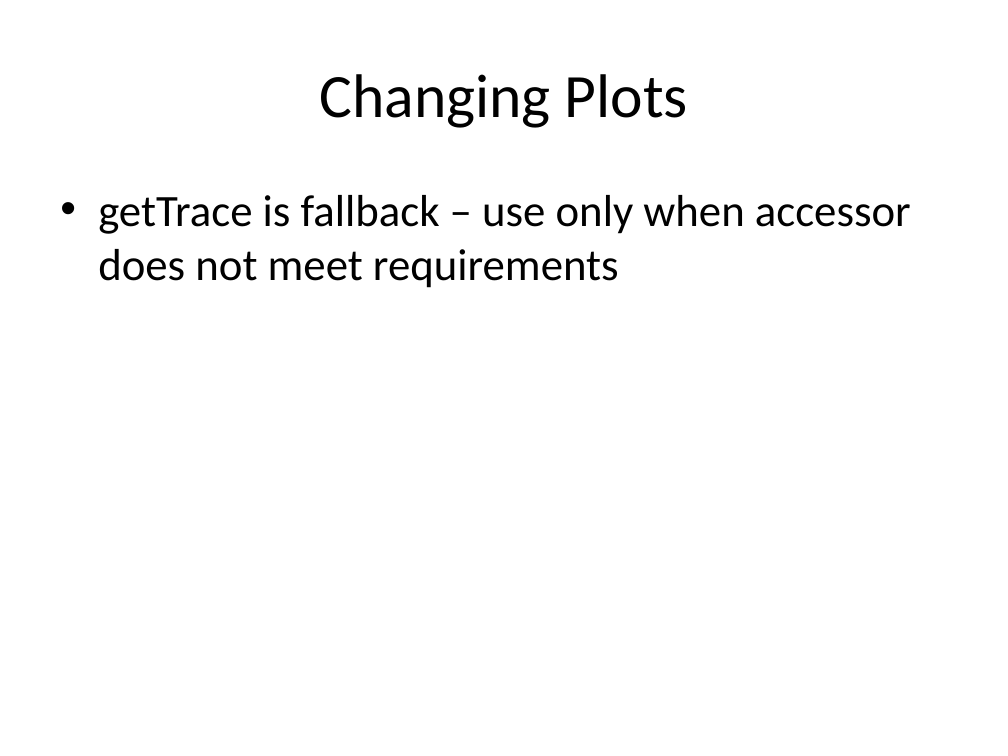
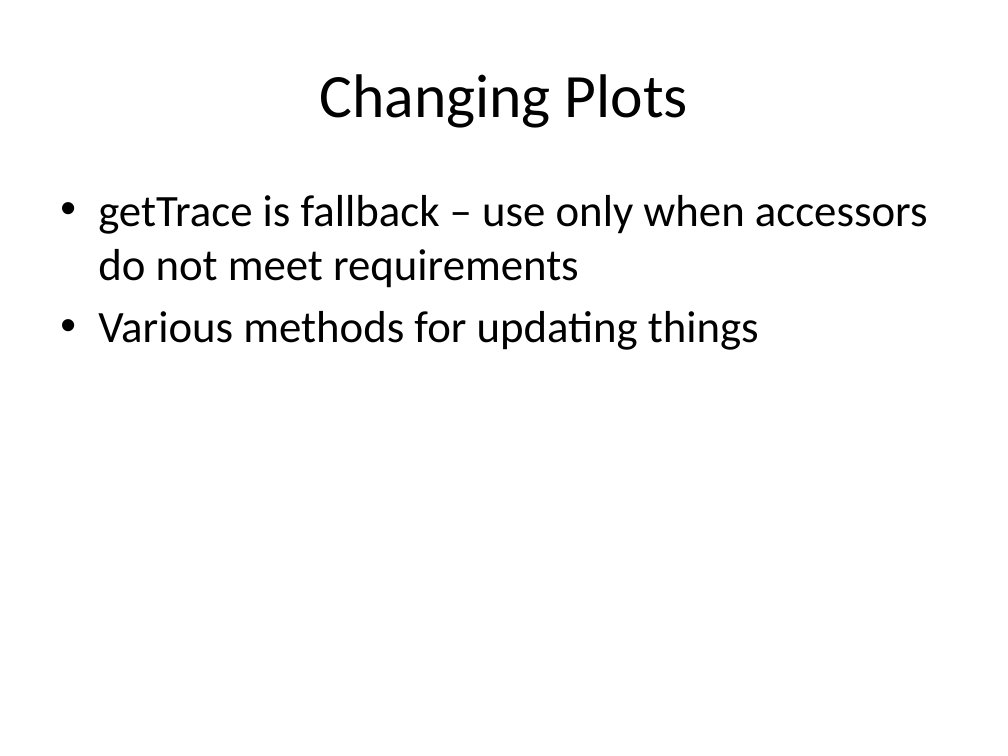
Before and after one commit to mathewgrabau/DirectedDiffusion, a slide deck: slide 19 of doc/DDSimulation_Graphical.pptx (slide 16 before the commit). Drawn at 1008x756 pixels with LibreOffice and Linux fonts; fonts in the diff are those of the drawing. Boxes give left, top, right and bottom in pixels: in the first picture for what was removed or moved away, otherwise in the second. Text is boxed around its words. In the diff, an @@ line names an element or a change of style, - is before the commit and + after.

```diff
--- a/doc/DDSimulation_Graphical.pptx
+++ b/doc/DDSimulation_Graphical.pptx
@@ text at (x1=98, y1=195, x2=928, y2=350): text changed @@
-• getTrace is fallback – use only when accessor does not meet requirements
+• getTrace is fallback – use only when accessors do not meet requirements
+• Various methods for updating things
```
Also in this commit, not shown: 1 other slide changed, 3 slides added, 1 other file.
